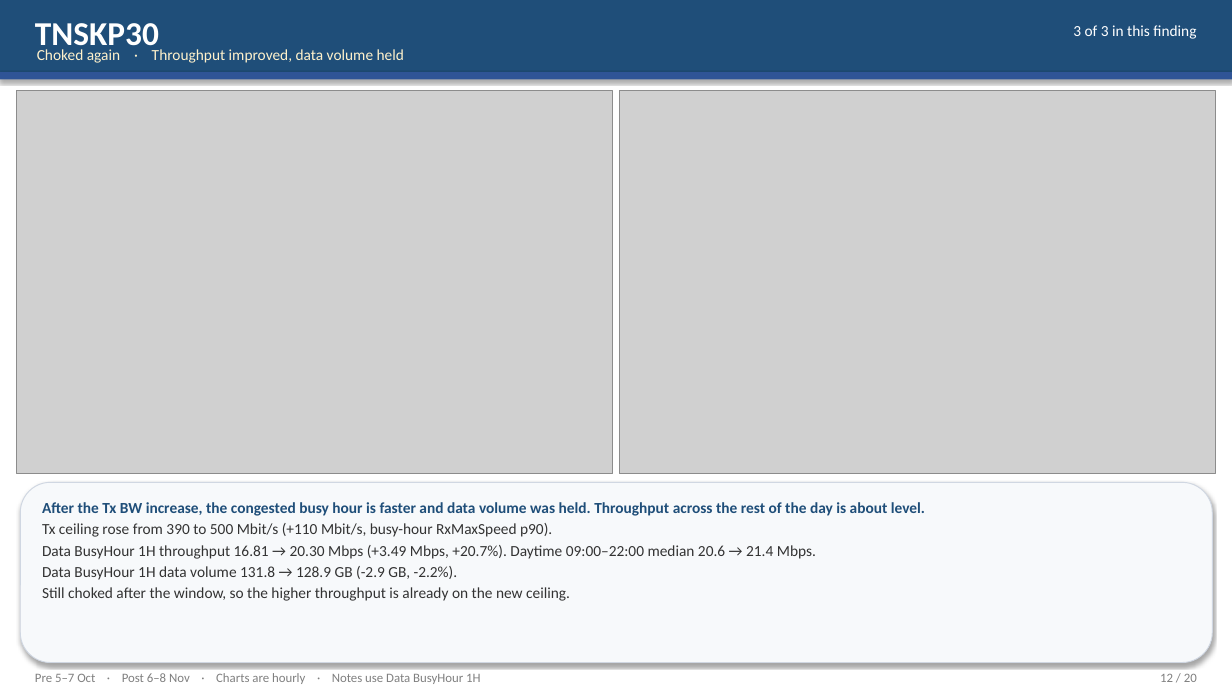
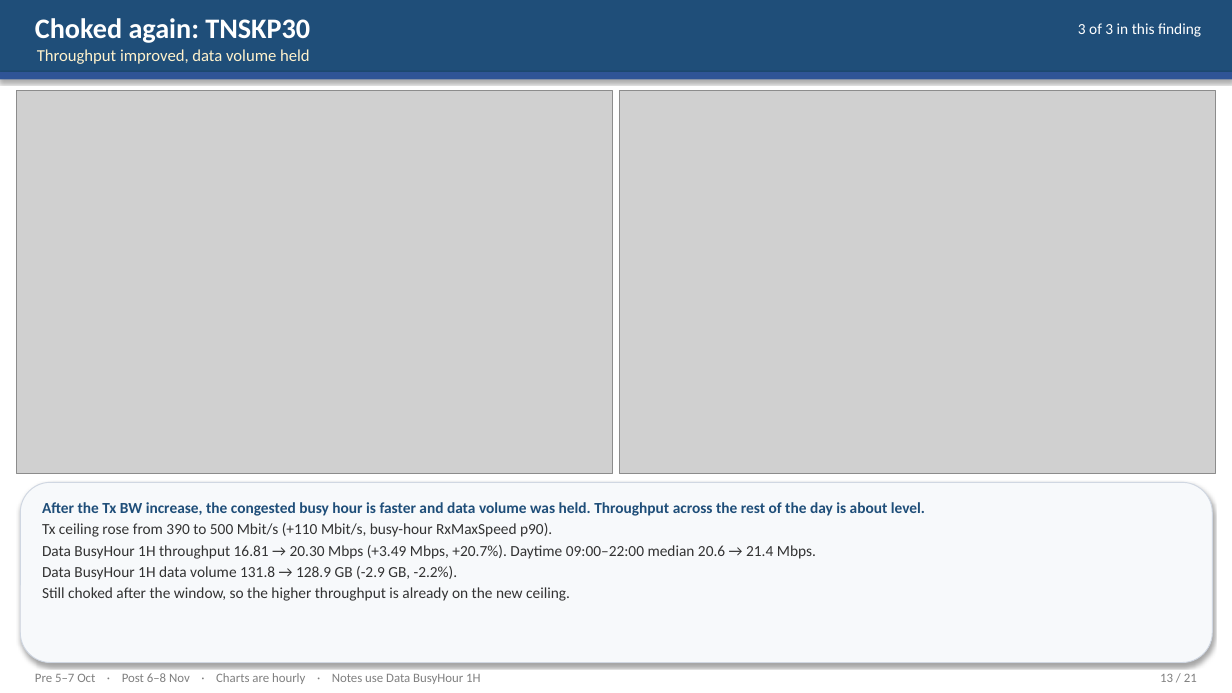
Before and after one commit to miles4482/Transport-Network-KPI-Check, a slide deck: slide 13 of Comparison_v1_Findings_5Oct_vs_6Nov.pptx (slide 12 before the commit). Drawn at 1232x693 pixels with LibreOffice and Linux fonts; fonts in the diff are those of the drawing; grey boxes stand for pictures. Boxes give left, top, right and bottom in pixels: in the first picture for what was removed or moved away, otherwise in the second. Text is boxed around its words. In the diff, an @@ line names an element or a change of style, - is before the commit and + after.

```diff
--- a/Comparison_v1_Findings_5Oct_vs_6Nov.pptx
+++ b/Comparison_v1_Findings_5Oct_vs_6Nov.pptx
@@ text at (35, 18, 310, 43): text changed; size 26 to 22 pt @@
-TNSKP30
+Choked again: TNSKP30
@@ text "3 of 3 in this ...": place and size @@
-text "3 of 3 in this ..." at (1073, 25, 1196, 39)
+text "3 of 3 in this ..." at (1078, 23, 1201, 37)
@@ text at (37, 49, 310, 64): text changed; size 12 to 13 pt @@
-Choked again · Throughput improved, data volume held
+Throughput improved, data volume held
@@ text at (1160, 674, 1197, 682): text changed @@
-12 / 20
+13 / 21
```
Also in this commit, not shown: 19 other slides changed, 1 slide added, 1 other file.
